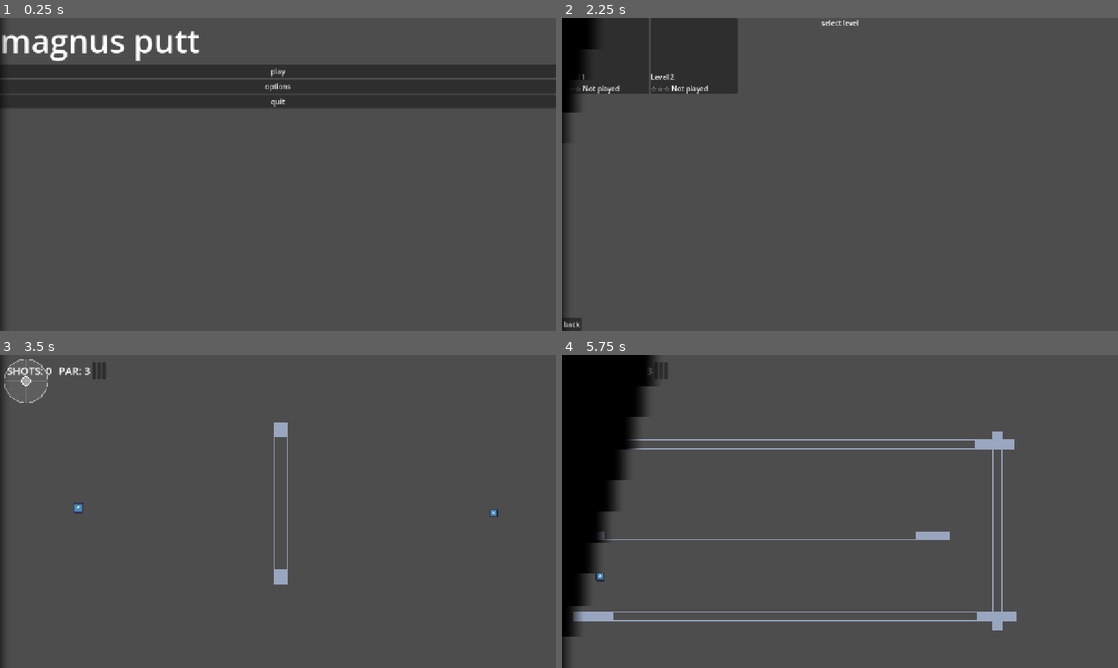
Above: before the commit, frames 1-4 (two rows, left to right).
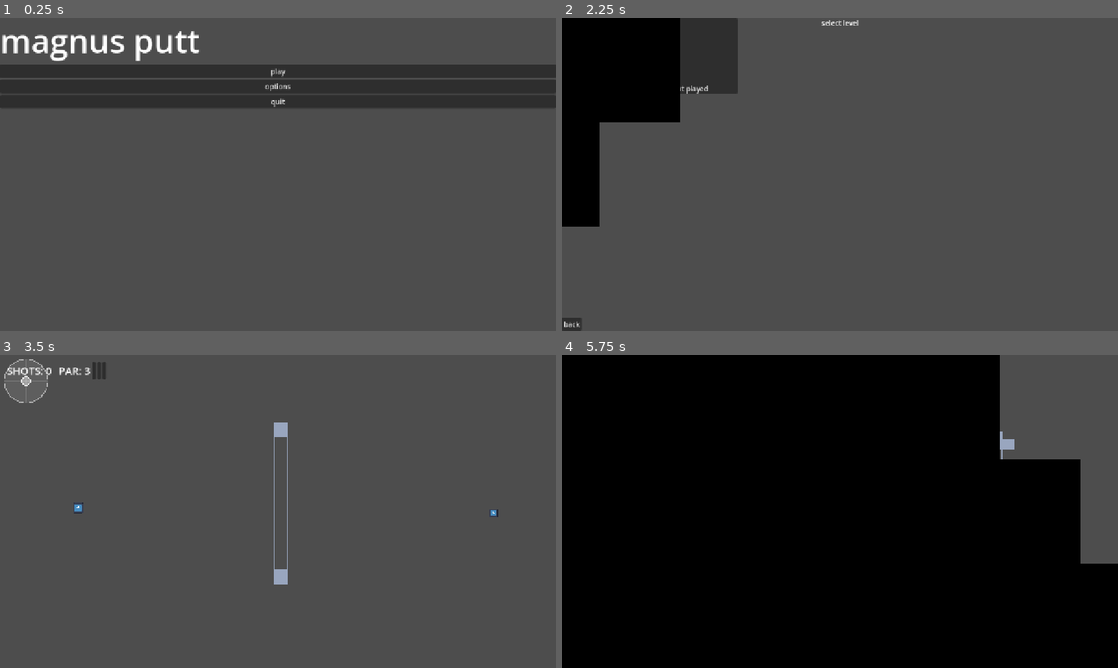
Above: after the commit, the same moments.

Repository: eltonchan1/magnus-putt
Game: Godot game, scene res://scenes/ui/mainmenu.tscn
Two runs of this game, one before a commit and one after it. Both use one fixed random seed, a clock stepped at 60 frames per second and the inputs below. The engine's default icon, where the game draws it, is replaced by a stand-in: a white triangle on a blue panel in a dark square.
Inputs (mouse positions are in pixels of both pictures, inside the frame that each line leads up to):
- Up to frame 1 (0.25 s): no input
- Up to frame 2 (2.25 s): click "play" at 0.5 s; tap Enter at 1.25 s; drag from (606, 55) to (895, 105) at 1.27 s; tap Space at 2 s; drag from (695, 55) to (812, 237) at 2.02 s
- Up to frame 3 (3.5 s): click (94, 370) at 2.75 s
- Up to frame 4 (5.75 s): click (656, 370) at 3.5 s; click (656, 370) at 4.25 s; click (656, 370) at 5 s

The runs differ from the first frame. In frame 1, 0.6% of the frame differs, in the area x 0-2%, y 0-100%; in frame 2, 8.2%; in frame 3, 0.6%; in frame 4, 83%, in the area x 0-100%, y 0-100%.
Error before the commit: Invalid access to property or key 'menu_pressed' on a base object of type 'CanvasLayer (hud.gd)'. (res://scripts/level.gd:23)

Commit message:
transitions

Diff:
--- a/assets/shaders/transition.gdshader
+++ b/assets/shaders/transition.gdshader
@@ -1,34 +1,23 @@
 shader_type canvas_item;
 
-uniform int transition_type = 0; // 0 = bars, 1 = circle
-uniform float progress: hint_range(0.0, 1.0) = 0.0;
-uniform int bar_count = 10;
-uniform float stagger = 0.15; // how much each bar is delayed
+uniform float progress : hint_range(0.0, 1.0) = 0.0;
+uniform int bar_count = 3;
+uniform vec4 bar_color : source_color = vec4(0.0, 0.0, 0.0, 1.0);
+uniform bool covering = true;
 
 void fragment() {
-	vec2 uv = UV;
-	float alpha = 0.0;
-	if (transition_type == 0) {
-		// Staggered horizontal bars
-		float bar_index = floor(uv.y * float(bar_count));
-		float bar_uv = fract(uv.y * float(bar_count));
-		float delay = (bar_index / float(bar_count)) * stagger;
-		float bar_progress = clamp((progress - delay) / (1.0 - stagger), 0.0, 1.0);
-		float edge = smoothstep(bar_progress - 0.02, bar_progress + 0.02, uv.x);
-		alpha = 1.0 - edge;
+	float bar_index = floor(UV.y * float(bar_count));
+	float stagger = bar_index / float(bar_count) * 0.3;
+	float bar_progress = clamp((progress - stagger) / (1.0 - 0.3), 0.0, 1.0);
+	bool covered;
+	if (covering) {
+		covered = UV.x < bar_progress;
 	} else {
-		vec2 center = vec2(0.5, 0.5);
-		vec2 aspect_uv = vec2(uv.x, uv.y * (1080.0 / 1920.0));
-		vec2 aspect_center = vec2(center.x, center.y * (1080.0 / 1920.0));
-		float dist = distance(aspect_uv, aspect_center);
-		float max_dist = distance(vec2(0.0, 0.0), aspect_center);
-		float normalized_dist = dist / max_dist;
-		float edge_softness = 0.03;
-		alpha = smoothstep(
-			progress - edge_softness,
-			progress + edge_softness,
-			normalized_dist
-		);
+		covered = UV.x < (1.0 - bar_progress);
 	}
-	COLOR = vec4(0.0, 0.0, 0.0, alpha);
+	if (covered) {
+		COLOR = bar_color;
+	} else {
+		COLOR = vec4(0.0, 0.0, 0.0, 0.0);
+	}
 }
--- a/scenes/ui/scenetransition.tscn
+++ b/scenes/ui/scenetransition.tscn
@@ -6,7 +6,7 @@
 layer = 100
 script = ExtResource("1_lgbaq")
 
-[node name="shaderrect" type="ColorRect" parent="." unique_id=1322978728]
+[node name="transitionrect" type="ColorRect" parent="." unique_id=1322978728]
 anchors_preset = 15
 anchor_right = 1.0
 anchor_bottom = 1.0
--- a/scripts/level.gd
+++ b/scripts/level.gd
@@ -20,12 +20,12 @@
 	hud.retry_pressed.connect(func():
 		scenetransition.go_to(level_data.scene_path)
 	)
-	hud.menu_pressed.connect(func():
+	hud.levelselect_pressed.connect(func():
 		scenetransition.go_to("res://scenes/ui/main_menu.tscn")
 	)
 	hud.options_pressed.connect(func():
 		settingsmanager.options_return_scene = level_data.scene_path
-		scenetransition.go_to("res://scenes/ui/options.tscn", scenetransition.Type.CIRCLE)
+		scenetransition.go_to("res://scenes/ui/options.tscn")
 	)
 	hud.setup(par)
 	for brick in get_tree().get_nodes_in_group("kill_brick"):
--- a/scripts/mainmenu.gd
+++ b/scripts/mainmenu.gd
@@ -12,5 +12,5 @@
 		get_tree().quit()
 	)
 	options_button.pressed.connect(func():
-		scenetransition.go_to("res://scenes/ui/options.tscn", scenetransition.Type.CIRCLE)
+		scenetransition.go_to("res://scenes/ui/options.tscn")
 	)
--- a/scripts/options.gd
+++ b/scripts/options.gd
@@ -26,7 +26,7 @@
 	music_slider.value_changed.connect(_on_music_changed)
 	sfx_slider.value_changed.connect(_on_sfx_changed)
 	back_button.pressed.connect(func():
-		get_tree().change_scene_to_file(return_scene)
+		scenetransition.go_to(return_scene)
 	)
 
 func _on_window_mode_selected(index: int):
--- a/scripts/scenetransition.gd
+++ b/scripts/scenetransition.gd
@@ -1,50 +1,51 @@
 extends CanvasLayer
 
-@onready var shader_rect: ColorRect = $shaderrect
+@onready var rect = $transitionrect
 
-enum Type { BARS, CIRCLE }
+var shader_mat: ShaderMaterial
+var is_transitioning: bool = false
 
-var is_transitioning: bool = false
-var shader_material: ShaderMaterial
-
-const TRANSITION_DURATION: float = 0.45
-const REVEAL_DURATION: float = 0.45
+const TRANSITION_SHADER = preload("res://assets/shaders/transition.gdshader")
+const COVER_DURATION = 0.5
+const REVEAL_DURATION = 0.5
 
 func _ready():
-	shader_material = ShaderMaterial.new()
-	shader_material.shader = preload("res://assets/shaders/transition.gdshader")
-	shader_rect.material = shader_material
-	shader_material.set_shader_parameter("progress", 0.0)
-	shader_rect.mouse_filter = Control.MOUSE_FILTER_IGNORE
+	shader_mat = ShaderMaterial.new()
+	shader_mat.shader = TRANSITION_SHADER
+	shader_mat.set_shader_parameter("progress", 0.0)
+	shader_mat.set_shader_parameter("bar_count", 3)
+	shader_mat.set_shader_parameter("bar_color", Color(0, 0, 0, 1))
+	rect.material = shader_mat
+	rect.mouse_filter = Control.MOUSE_FILTER_IGNORE
 
-func go_to(path: String, type: Type = Type.BARS):
+func go_to(scene_path: String):
 	if is_transitioning:
 		return
 	is_transitioning = true
-	shader_rect.mouse_filter = Control.MOUSE_FILTER_STOP  # block input during transition
+	rect.mouse_filter = Control.MOUSE_FILTER_STOP
+	await _cover()
+	get_tree().change_scene_to_file(scene_path)
+	await get_tree().process_frame
+	await _reveal()
+	rect.mouse_filter = Control.MOUSE_FILTER_IGNORE
+	is_transitioning = false
 
-	await _play_in(type)
-	get_tree().change_scene_to_file(path)
-	await get_tree().process_frame  # wait one frame for scene to load
-	await _play_out(type)
-
-	is_transitioning = false
-	shader_rect.mouse_filter = Control.MOUSE_FILTER_IGNORE
-
-func _play_in(type: Type):
-	shader_material.set_shader_parameter("transition_type", type)
+func _cover():
 	var tween = create_tween()
 	tween.tween_method(
-		func(v): shader_material.set_shader_parameter("progress", v),
-		0.0, 1.0, TRANSITION_DURATION
-	).set_ease(Tween.EASE_IN).set_trans(Tween.TRANS_CUBIC)
+		func(v): shader_mat.set_shader_parameter("progress", v),
+		0.0, 1.0, COVER_DURATION
+	).set_trans(Tween.TRANS_CUBIC).set_ease(Tween.EASE_IN_OUT)
 	await tween.finished
 
-func _play_out(type: Type):
-	shader_material.set_shader_parameter("transition_type", type)
+func _reveal():
+	shader_mat.set_shader_parameter("covering", false)
+	shader_mat.set_shader_parameter("progress", 0.0)
 	var tween = create_tween()
 	tween.tween_method(
-		func(v): shader_material.set_shader_parameter("progress", v),
-		1.0, 0.0, REVEAL_DURATION
-	).set_ease(Tween.EASE_OUT).set_trans(Tween.TRANS_CUBIC)
+		func(v): shader_mat.set_shader_parameter("progress", v),
+		0.0, 1.0, REVEAL_DURATION
+	).set_trans(Tween.TRANS_CUBIC).set_ease(Tween.EASE_IN_OUT)
 	await tween.finished
+	shader_mat.set_shader_parameter("covering", true)
+	shader_mat.set_shader_parameter("progress", 0.0)
